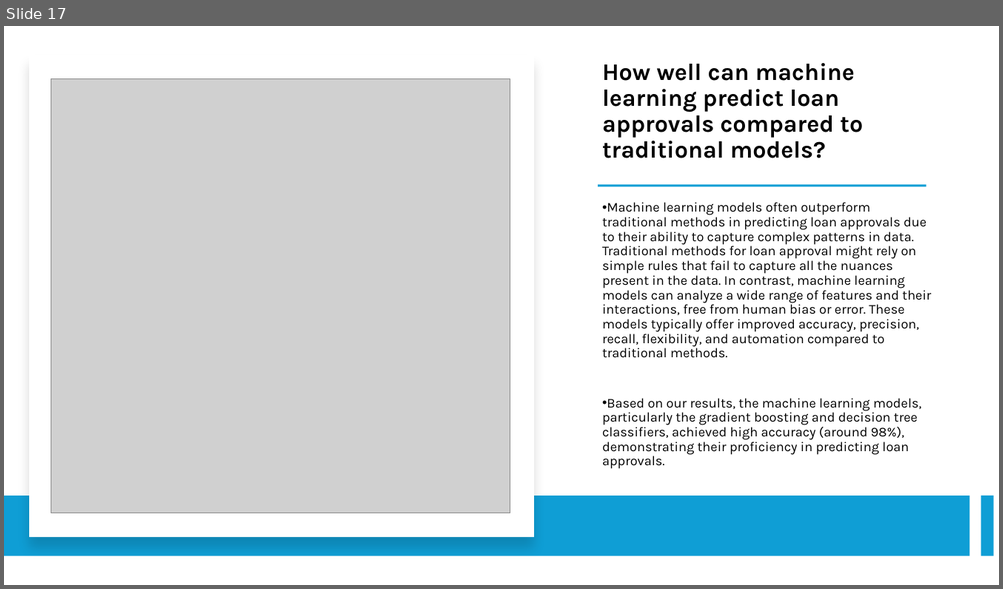
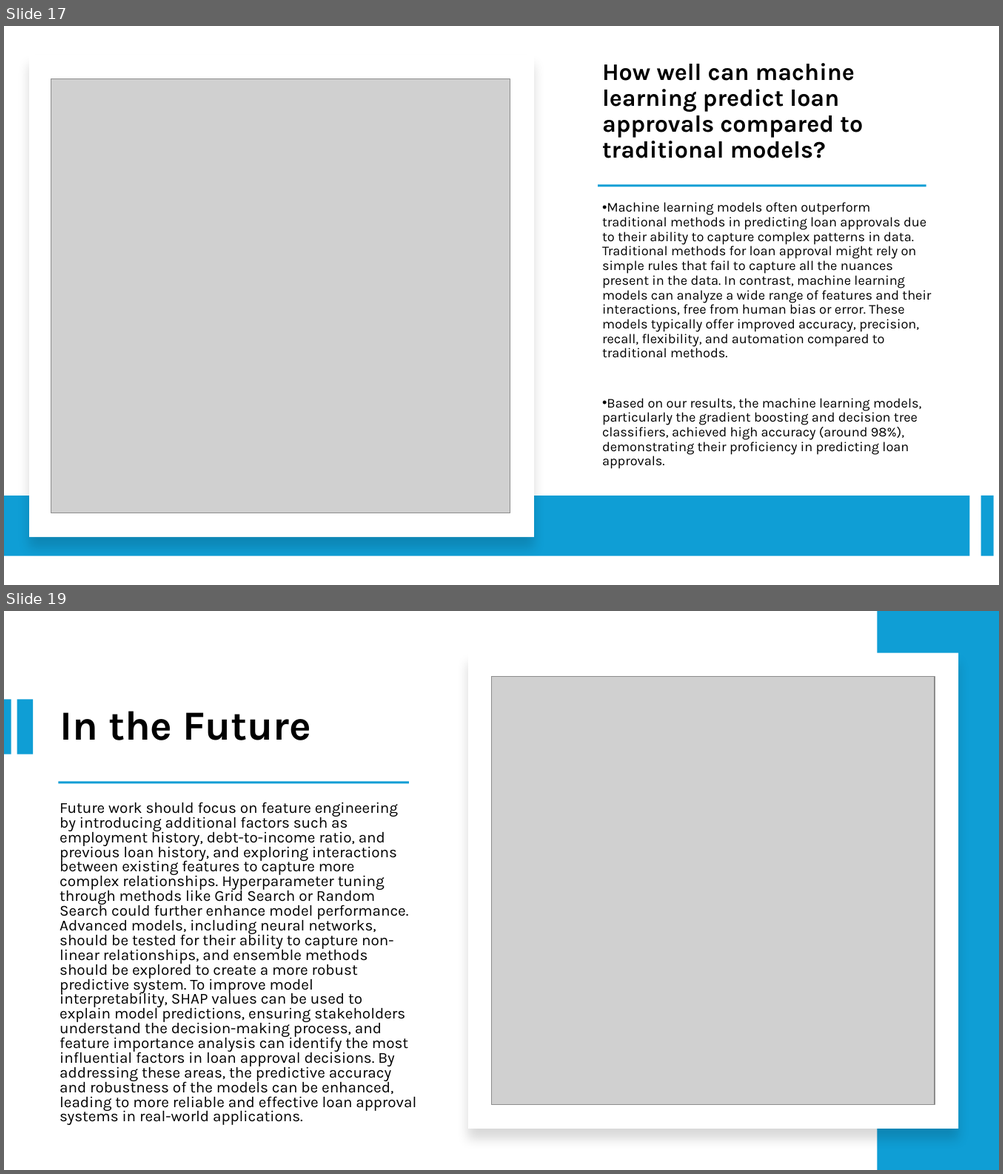
Before and after one commit to carolinastrazzari/Project-4, a slide deck: Presentation Group 5 .pptx. Shown one above the other, each under a label of ours: slide 17 before the commit, slides 17 and 19 after it; the slides between them are not shown. The pictures are 1003x589 and 1003x1174 pixels, drawn with LibreOffice and Linux fonts; fonts in the diff are those of the drawing; grey boxes stand for pictures. Boxes give left, top, right and bottom in pixels: in the first picture for what was removed or moved away, otherwise in the second. Text is boxed around its words. In the diff, an @@ line names an element or a change of style, - is before the commit and + after.

Commit message:
Update presentation and README, add images

```diff
--- a/Presentation Group 5 .pptx
+++ b/Presentation Group 5 .pptx
@@ slide 19 added at box(4, 611, 999, 1170), background #FFFFFF @@
@@ rectangle added at box(877, 611, 999, 1170), fill #0F9ED5 @@
@@ rectangle added at box(468, 652, 959, 1129), fill #FFFFFF @@
@@ picture added at box(492, 676, 934, 1105) @@
@@ rectangle added at box(4, 699, 11, 755), fill #0F9ED5 @@
@@ rectangle added at box(17, 699, 32, 755), fill #0F9ED5 @@
@@ title added at box(60, 711, 311, 741), 40 pt, text #000000, bold @@
+In the Future
@@ rectangle added at box(59, 782, 409, 784), fill #0F9ED5 @@
@@ text added at box(60, 802, 416, 1125), 14.8 pt, text #000000 @@
+Future work should focus on feature engineering by introducing additional factors such as employment history, debt-to-income ratio, and previous loan history, and exploring interactions between existing features to capture more complex relationships. Hyperparameter tuning through methods like Grid Search or Random Search could further enhance model performance. Advanced models, including neural networks, should be tested for their ability to capture non-linear relationships, and ensemble methods should be explored to create a more robust predictive system. To improve model interpretability, SHAP values can be used to explain model predictions, ensuring stakeholders understand the decision-making process, and feature importance analysis can identify the most influential factors in loan approval decisions. By addressing these areas, the predictive accuracy and robustness of the models can be enhanced, leading to more reliable and effective loan approval systems in real-world applications.
```
Also in this commit, not shown: 1 other slide added, 5 other files.
